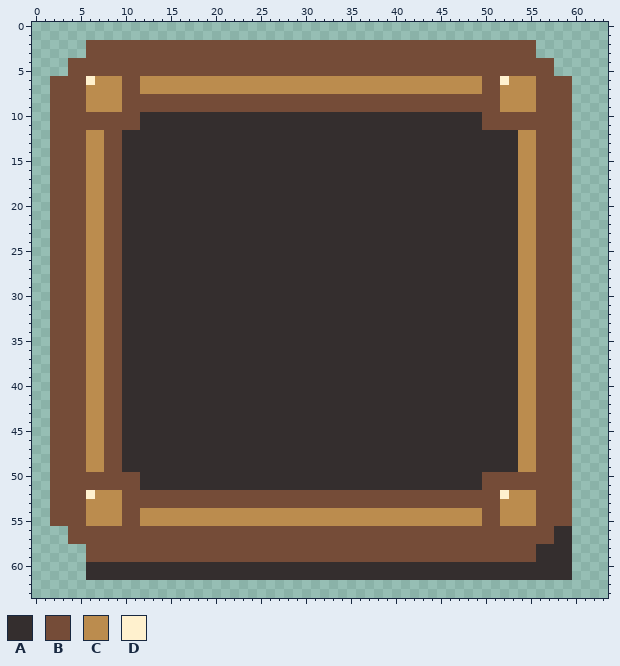
A pixel-art file gets an edit: art/runtime/dark.aseprite. Above: the version before the commit.
64x64 pixels, 1 frame. Colours within 5 levels of each other are drawn and written as one.
Palette (. is transparent): A #342e2e  B #754c38  C #bb8c4e  D #fff1ce
Now the later version:
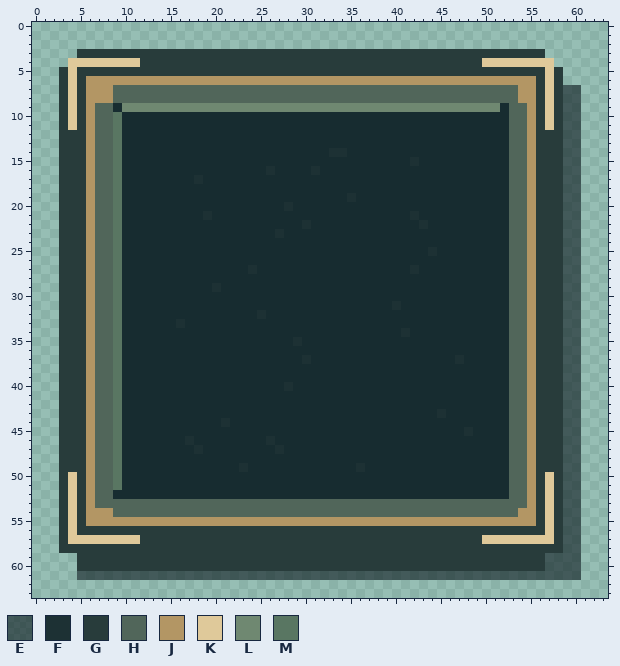
Colours new in this view: E #0d1a209b  F #1d3134  G #283c3b  H #51665a  J #b39664  K #dfc99a  L #6f8871  M #597662
Diff:
layer "Cut lacquer and cast shadow" added
layer "Brass inlay and inner bevel" added
layer "Paper fibres and lacquer pores" added
layer "Corner brasswork" added
layer "Lacquer silhouette" removed
layer "Paper and inset rim" removed
layer "Corner joinery" removed
colour A: #342e2e -> #172c30
Changed rows in their new state; - is a pixel that keeps its letter.
first column x 2:
 2 ----..................................................-----
 3 ---GGGGGGGGGGGGGGGGGGGGGGGGGGGGGGGGGGGGGGGGGGGGGGGGGGGG----
 4 --KKKKKKKKGGGGGGGGGGGGGGGGGGGGGGGGGGGGGGGGGGGGGGKKKKKKKK---
 5 -GKGGGGGGGGGGGGGGGGGGGGGGGGGGGGGGGGGGGGGGGGGGGGGGGGGGGGKG--
 6 .GKGJJJJJJJJJJJJJJJJJJJJJJJJJJJJJJJJJJJJJJJJJJJJJJJJJJGKG.-
 7 .GKGJJJHHHHHHHHHHHHHHHHHHHHHHHHHHHHHHHHHHHHHHHHHHHHHJJGKGEE
 8 .GKGJJJHHHHHHHHHHHHHHHHHHHHHHHHHHHHHHHHHHHHHHHHHHHHHJJGKGEE
 9 .GKGJHHALLLLLLLLLLLLLLLLLLLLLLLLLLLLLLLLLLLLLLLLLLAHHJGKGEE
10 .GKGJHHMAA--------------------------------------AAAHHJGKGEE
11 .GKGJHHMAA--------------------------------------AAAHHJGKGEE
12 .GGGJHHM-------------------------------------------HHJGGGEE
13 .GGGJHHM-------------------------------------------HHJGGGEE
14 .GGGJHHM-----------------------FF------------------HHJGGGEE
15 .GGGJHHM--------------------------------F----------HHJGGGEE
16 .GGGJHHM----------------F----F---------------------HHJGGGEE
17 .GGGJHHM--------F----------------------------------HHJGGGEE
18 .GGGJHHM-------------------------------------------HHJGGGEE
19 .GGGJHHM-------------------------F-----------------HHJGGGEE
20 .GGGJHHM------------------F------------------------HHJGGGEE
21 .GGGJHHM---------F----------------------F----------HHJGGGEE
22 .GGGJHHM--------------------F------------F---------HHJGGGEE
23 .GGGJHHM-----------------F-------------------------HHJGGGEE
24 .GGGJHHM-------------------------------------------HHJGGGEE
25 .GGGJHHM----------------------------------F--------HHJGGGEE
26 .GGGJHHM-------------------------------------------HHJGGGEE
27 .GGGJHHM--------------F-----------------F----------HHJGGGEE
28 .GGGJHHM-------------------------------------------HHJGGGEE
29 .GGGJHHM----------F--------------------------------HHJGGGEE
30 .GGGJHHM-------------------------------------------HHJGGGEE
31 .GGGJHHM------------------------------F------------HHJGGGEE
32 .GGGJHHM---------------F---------------------------HHJGGGEE
33 .GGGJHHM------F------------------------------------HHJGGGEE
34 .GGGJHHM-------------------------------F-----------HHJGGGEE
35 .GGGJHHM-------------------F-----------------------HHJGGGEE
36 .GGGJHHM-------------------------------------------HHJGGGEE
37 .GGGJHHM--------------------F----------------F-----HHJGGGEE
38 .GGGJHHM-------------------------------------------HHJGGGEE
39 .GGGJHHM-------------------------------------------HHJGGGEE
40 .GGGJHHM------------------F------------------------HHJGGGEE
41 .GGGJHHM-------------------------------------------HHJGGGEE
42 .GGGJHHM-------------------------------------------HHJGGGEE
43 .GGGJHHM-----------------------------------F-------HHJGGGEE
44 .GGGJHHM-----------F-------------------------------HHJGGGEE
45 .GGGJHHM--------------------------------------F----HHJGGGEE
46 .GGGJHHM-------F--------F--------------------------HHJGGGEE
47 .GGGJHHM--------F--------F-------------------------HHJGGGEE
48 .GGGJHHM-------------------------------------------HHJGGGEE
49 .GGGJHHM-------------F------------F----------------HHJGGGEE
50 .GKGJHHMAA--------------------------------------AAAHHJGKGEE
51 .GKGJHHMAA--------------------------------------AAAHHJGKGEE
52 .GKGJHHAAAAAAAAAAAAAAAAAAAAAAAAAAAAAAAAAAAAAAAAAAAAHHJGKGEE
53 .GKGJHHHHHHHHHHHHHHHHHHHHHHHHHHHHHHHHHHHHHHHHHHHHHHHHJGKGEE
54 .GKGJJJHHHHHHHHHHHHHHHHHHHHHHHHHHHHHHHHHHHHHHHHHHHHHJJGKGEE
55 .GKGJJJJJJJJJJJJJJJJJJJJJJJJJJJJJJJJJJJJJJJJJJJJJJJJJJGKGEE
56 -GKGGGGGGGGGGGGGGGGGGGGGGGGGGGGGGGGGGGGGGGGGGGGGGGGGGGGKGEE
57 -GKKKKKKKKGGGGGGGGGGGGGGGGGGGGGGGGGGGGGGGGGGGGGGKKKKKKKKGEE
58 -GGGGGGGGGGGGGGGGGGGGGGGGGGGGGGGGGGGGGGGGGGGGGGGGGGGGGGGGEE
59 ---GGGGGGGGGGGGGGGGGGGGGGGGGGGGGGGGGGGGGGGGGGGGGGGGGGGGEEEE
60 ---GGGGGGGGGGGGGGGGGGGGGGGGGGGGGGGGGGGGGGGGGGGGGGGGGGGGEEEE
61 ---EEEEEEEEEEEEEEEEEEEEEEEEEEEEEEEEEEEEEEEEEEEEEEEEEEEEEEEE
Pixel boxes of the changes (left, top, right, bottom) in both pictures:
changed: (50, 40, 581, 580)
